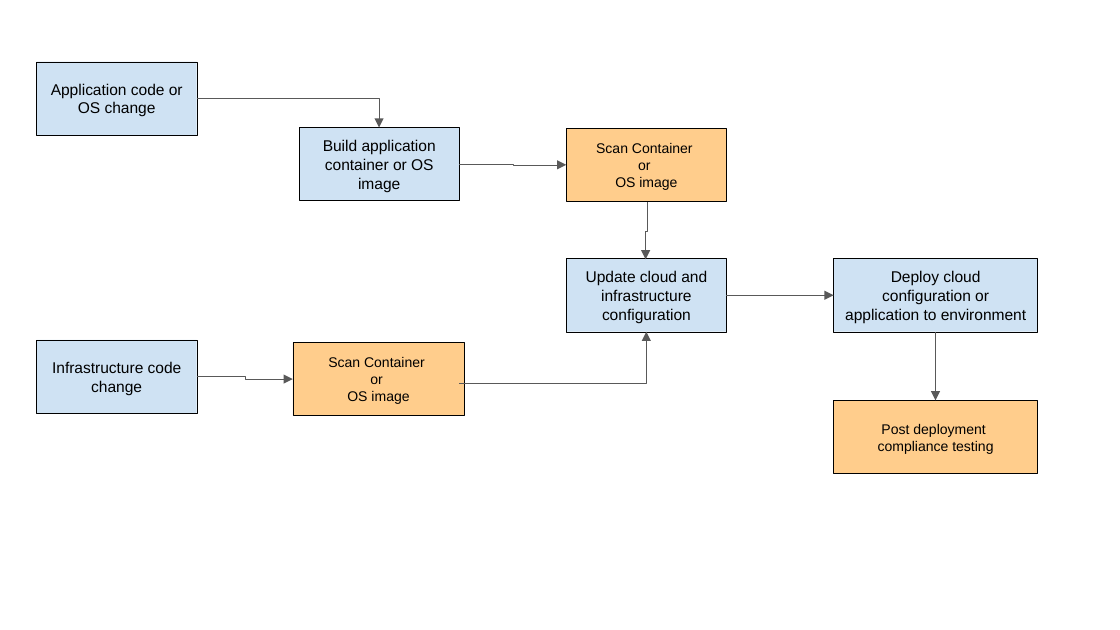
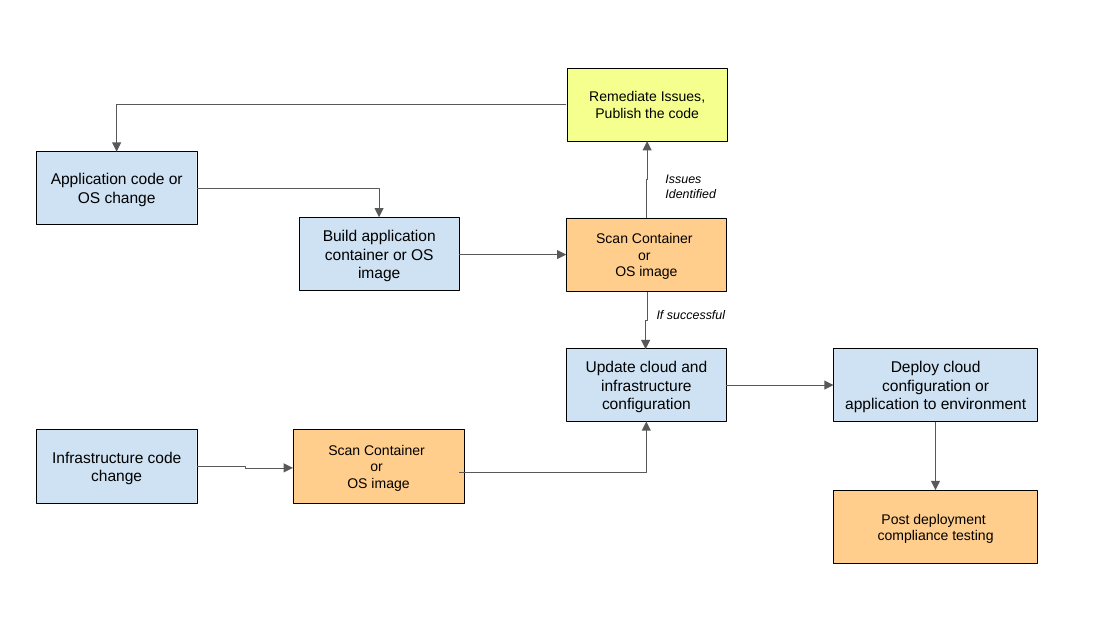
Before and after one commit to nithinmohantk/udacity-aws-cloud-architect-nanodegree-workspace, a slide deck: slide 1 of projects/03-design-for-security/Exercise_5/DevSecOpsPipeline.pptx. Drawn at 1120x630 pixels with LibreOffice and Linux fonts; fonts in the diff are those of the drawing. Boxes give left, top, right and bottom in pixels: in the first picture for what was removed or moved away, otherwise in the second. Text is boxed around its words. In the diff, an @@ line names an element or a change of style, - is before the commit and + after.

```diff
--- a/projects/03-design-for-security/Exercise_5/DevSecOpsPipeline.pptx
+++ b/projects/03-design-for-security/Exercise_5/DevSecOpsPipeline.pptx
@@ rectangle added at (567, 68, 727, 141), fill #F5FF8D, outline #000000 0.25 pt, 9 pt, text #000000 @@
+Remediate Issues,
+Publish the code
@@ elbow arrow added from (567, 104) to (116, 151), #595959 0.25 pt @@
@@ elbow arrow added from (646, 218) to (647, 141), #595959 0.25 pt @@
@@ text added at (665, 174, 716, 198), 8 pt, text #000000, italic @@
+Issues Identified
@@ 7 rectangles, 7 elbow arrows: place and size @@
-7 rectangles, 7 elbow arrows at (37, 62, 1037, 474)
+7 rectangles, 7 elbow arrows at (37, 151, 1037, 563)
@@ text added at (657, 310, 725, 319), 8 pt, text #000000, italic @@
+If successful
@@ rectangle "Scan Container": place and size @@
-rectangle "Scan Container" at (292, 343, 464, 416)
+rectangle "Scan Container" at (292, 430, 464, 503)
```
Also in this commit, not shown: 1 other file.
